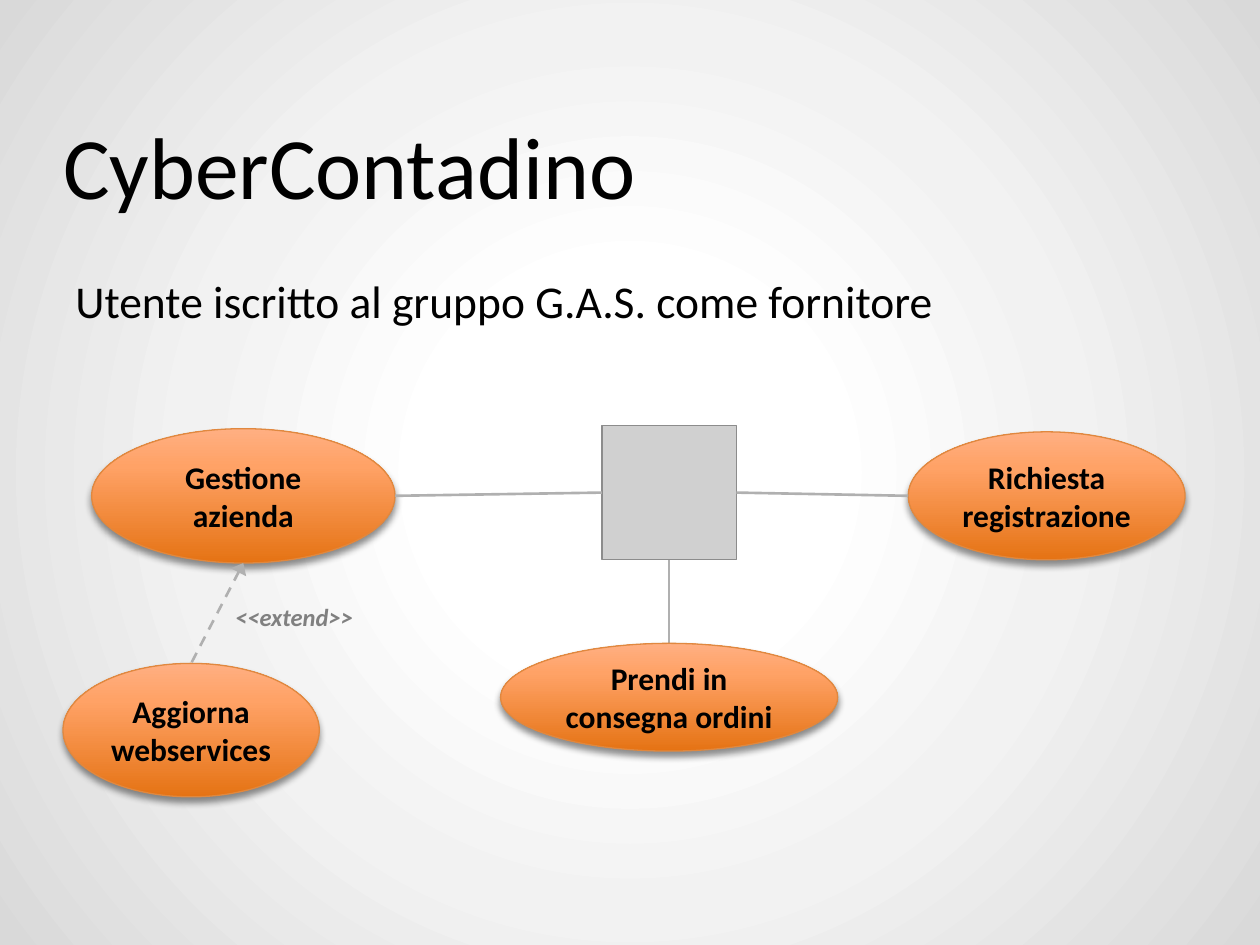
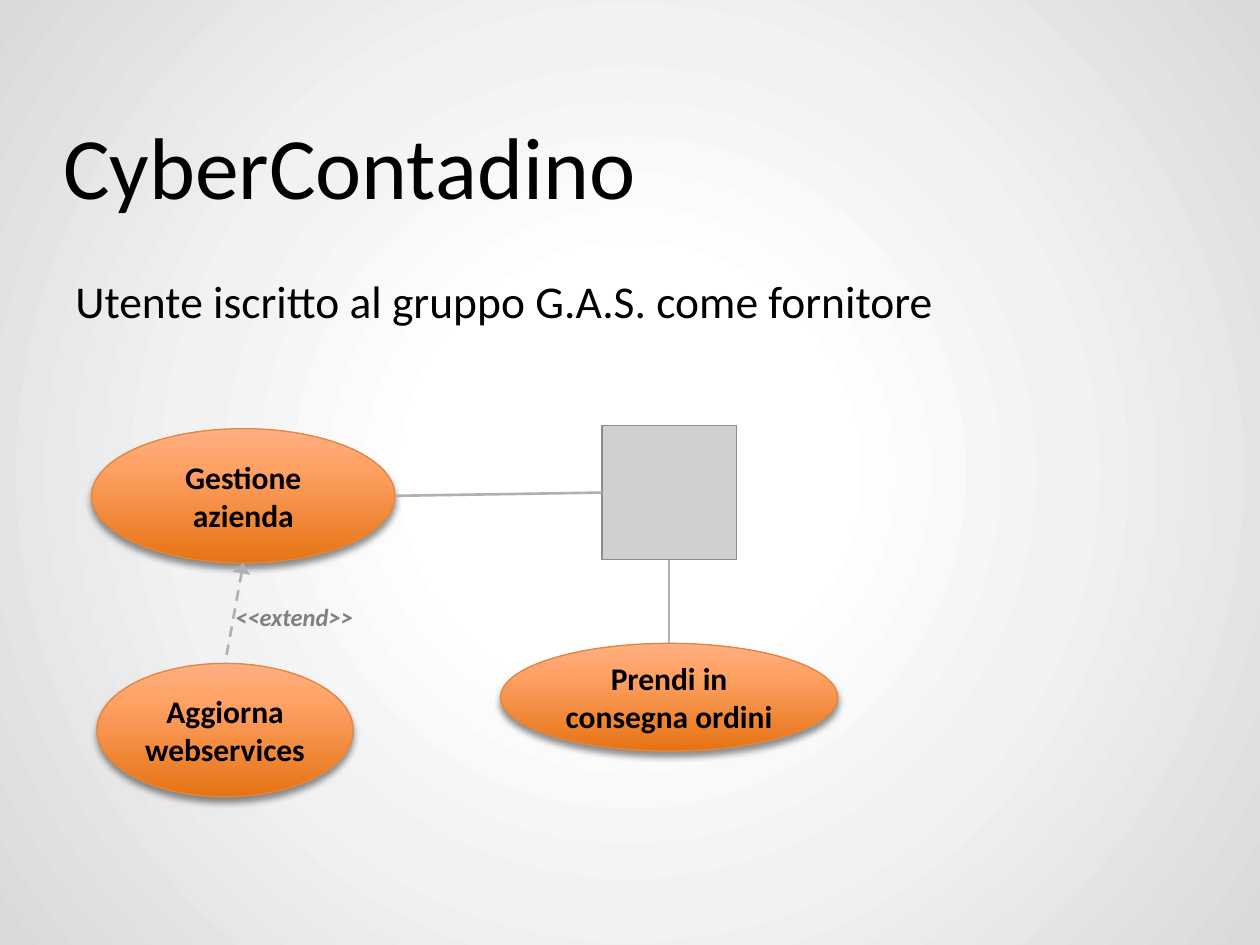
Before and after one commit to ZhangUranus/amicidelgas, a slide deck: slide 23 of SeamAmiciDelGas/risorse_gassose/presentazione_demo/SeamAmiciDelGas.pptx. Drawn at 1260x945 pixels with LibreOffice and Linux fonts; fonts in the diff are those of the drawing; grey boxes stand for pictures; background and template pictures are left out. Boxes give left, top, right and bottom in pixels: in the first picture for what was removed or moved away, otherwise in the second. Text is boxed around its words. In the diff, an @@ line names an element or a change of style, - is before the commit and + after.

```diff
--- a/SeamAmiciDelGas/risorse_gassose/presentazione_demo/SeamAmiciDelGas.pptx
+++ b/SeamAmiciDelGas/risorse_gassose/presentazione_demo/SeamAmiciDelGas.pptx
@@ ellipse removed at box(908, 432, 1186, 561) @@
-Richiesta registrazione
@@ line removed from (736, 493) to (908, 496) @@
@@ arrow moved from (243, 563) - (192, 664) to (243, 563) - (226, 664) @@
@@ ellipse "Aggiorna webservices": place and size @@
-ellipse "Aggiorna webservices" at box(63, 664, 319, 798)
+ellipse "Aggiorna webservices" at box(97, 664, 353, 798)
```
Also in this commit, not shown: 16 other slides changed, 31 slides added, 2 slides removed.
